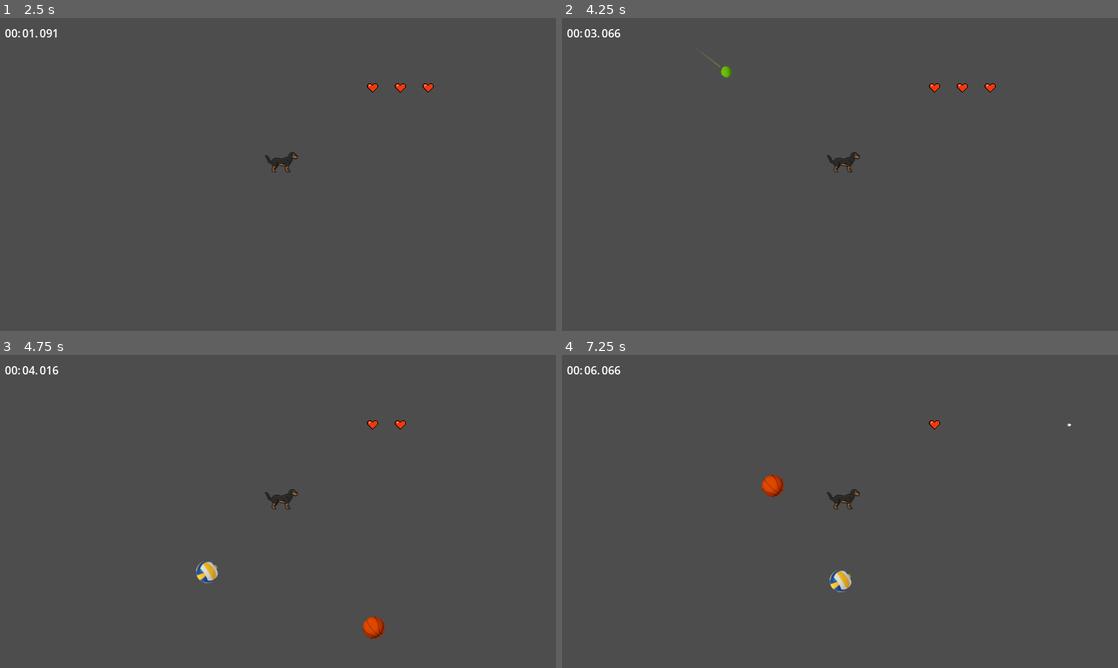
Above: before the commit, frames 1-4 (two rows, left to right).
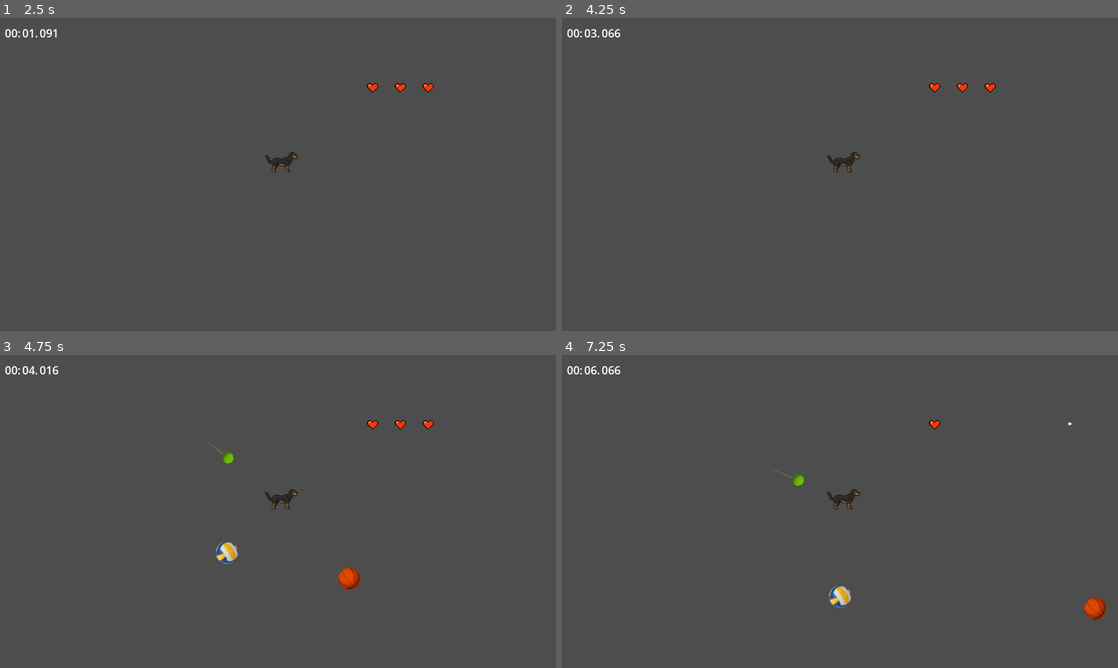
Above: after the commit, the same moments.

Repository: magickbot/putudodge
Game: Godot game, scene res://scenes/ui/main_menu.tscn
The game is run twice, just before and just after one commit, with the same random seed, the same clock (stepped at 60 frames per second) and the same inputs. Before the commit the project starts from res://scenes/main_menu.tscn.
Inputs (mouse positions are in pixels of both pictures, inside the frame that each line leads up to):
- Up to frame 1 (2.5 s): click "START" at 0.5 s; tap Enter (ui_accept) at 1.25, 1.52 s; move the mouse to (400, 158) at 1.27 s; click (400, 158) at 1.42 s; drag from (166, 190) to (250, 237) at 2.02 s
- Up to frame 2 (4.25 s): tap Enter (ui_accept) at 2.75 s; move the mouse to (895, 105) at 2.77 s; click (895, 105) at 2.92 s; drag from (812, 237) to (673, 127) at 3.52 s
- Up to frame 3 (4.75 s): move the mouse to (444, 558) at 4.27 s; click (444, 558) at 4.42 s; tap Enter (ui_accept) at 4.52 s
- Up to frame 4 (7.25 s): drag from (673, 464) to (756, 433) at 5.02 s; move the mouse to (867, 511) at 5.77 s; click (867, 511) at 5.92 s; drag from (756, 433) to (728, 527) at 6.52 s

Frame 1 is identical in both runs. In frame 2, less than 0.1% of the frame differs, in the area x 26-31%, y 12-20%; in frame 3, 1.0%, in the area x 35-78%, y 20-91%; in frame 4, 0.9%.

Commit message:
fixed file structure

Diff:
--- a/project.godot
+++ b/project.godot
@@ -13,7 +13,7 @@
 [application]
 
 config/name="putudodge"
-run/main_scene="res://scenes/main_menu.tscn"
+run/main_scene="res://scenes/ui/main_menu.tscn"
 config/features=PackedStringArray("4.4")
 config/icon="res://icon.png"
 
--- a/scenes/baseball.tscn
+++ b/scenes/balls/baseball.tscn
@@ -1,12 +1,12 @@
 [gd_scene load_steps=4 format=3 uid="uid://db210h5k2vfdb"]
 
-[ext_resource type="Script" uid="uid://bous4d7qjyjxb" path="res://scenes/baseball.gd" id="1_me4rg"]
-[ext_resource type="Texture2D" uid="uid://dcaota6m5qaj5" path="res://assets/baseball.png" id="1_uu2yc"]
+[ext_resource type="Script" uid="uid://bous4d7qjyjxb" path="res://scripts/baseball.gd" id="1_me4rg"]
+[ext_resource type="Texture2D" uid="uid://dcaota6m5qaj5" path="res://assets/sprites/projectiles/baseball.png" id="1_uu2yc"]
 
 [sub_resource type="CircleShape2D" id="CircleShape2D_me4rg"]
 radius = 8.0
 
-[node name="Area2D" type="Area2D"]
+[node name="Area2D2" type="Area2D"]
 script = ExtResource("1_me4rg")
 
 [node name="CollisionShape2D" type="CollisionShape2D" parent="."]
--- a/scenes/basketball.tscn
+++ b/scenes/balls/basketball.tscn
@@ -1,12 +1,12 @@
 [gd_scene load_steps=4 format=3 uid="uid://dhn1ygmy2wrm"]
 
-[ext_resource type="Texture2D" uid="uid://6cmwahapid7k" path="res://assets/ball.png" id="1_al20g"]
-[ext_resource type="Script" uid="uid://d088dxeemvqlk" path="res://scenes/basketball.gd" id="2_wa7ic"]
+[ext_resource type="Texture2D" uid="uid://6cmwahapid7k" path="res://assets/sprites/projectiles/basketball.png" id="1_al20g"]
+[ext_resource type="Script" uid="uid://d088dxeemvqlk" path="res://scripts/basketball.gd" id="2_wa7ic"]
 
 [sub_resource type="CircleShape2D" id="CircleShape2D_wa7ic"]
 radius = 16.0
 
-[node name="Area2D" type="Area2D"]
+[node name="Area2D2" type="Area2D"]
 script = ExtResource("2_wa7ic")
 
 [node name="Sprite2D" type="Sprite2D" parent="."]
--- a/scenes/pingpong.tscn
+++ b/scenes/balls/pingpong.tscn
@@ -1,12 +1,12 @@
 [gd_scene load_steps=4 format=3 uid="uid://dp4kaefds5tx3"]
 
-[ext_resource type="Script" uid="uid://cfk4cwls3r7oo" path="res://scenes/pingpong.gd" id="1_3yt20"]
-[ext_resource type="Texture2D" uid="uid://clpgvfbcawji3" path="res://assets/pingpong.png" id="1_c1von"]
+[ext_resource type="Script" uid="uid://cfk4cwls3r7oo" path="res://scripts/pingpong.gd" id="1_3yt20"]
+[ext_resource type="Texture2D" uid="uid://clpgvfbcawji3" path="res://assets/sprites/projectiles/pingpong.png" id="1_c1von"]
 
 [sub_resource type="CircleShape2D" id="CircleShape2D_3yt20"]
 radius = 6.0
 
-[node name="Area2D" type="Area2D"]
+[node name="Area2D2" type="Area2D"]
 script = ExtResource("1_3yt20")
 
 [node name="CollisionShape2D" type="CollisionShape2D" parent="."]
--- a/scenes/projectile.tscn
+++ b/scenes/balls/projectile.tscn
@@ -1,16 +1,16 @@
 [gd_scene load_steps=4 format=3 uid="uid://ctv8ey3ggiup3"]
 
-[ext_resource type="Texture2D" uid="uid://6cmwahapid7k" path="res://assets/ball.png" id="1_a85iw"]
-[ext_resource type="Script" uid="uid://bm5mi8tu0mdda" path="res://scenes/projectile.gd" id="1_q3m7n"]
+[ext_resource type="Script" uid="uid://bm5mi8tu0mdda" path="res://scripts/projectile.gd" id="1_ojwys"]
+[ext_resource type="Texture2D" uid="uid://6cmwahapid7k" path="res://assets/sprites/projectiles/basketball.png" id="2_al5hg"]
 
 [sub_resource type="CircleShape2D" id="CircleShape2D_qxf0c"]
 radius = 16.0
 
 [node name="Area2D" type="Area2D" groups=["projectiles"]]
-script = ExtResource("1_q3m7n")
+script = ExtResource("1_ojwys")
 
 [node name="CollisionShape2D" type="CollisionShape2D" parent="."]
 shape = SubResource("CircleShape2D_qxf0c")
 
 [node name="Sprite2D" type="Sprite2D" parent="."]
-texture = ExtResource("1_a85iw")
+texture = ExtResource("2_al5hg")
--- a/scenes/tennis_ball.tscn
+++ b/scenes/balls/tennis_ball.tscn
@@ -1,12 +1,12 @@
 [gd_scene load_steps=4 format=3 uid="uid://ddhuc1vj0bkkk"]
 
-[ext_resource type="Script" uid="uid://3psnddlhovmg" path="res://scenes/tennis_ball.gd" id="1_yv6bk"]
-[ext_resource type="Texture2D" uid="uid://bnonuco81qilk" path="res://assets/tennis_ball.png" id="2_056kc"]
+[ext_resource type="Script" uid="uid://3psnddlhovmg" path="res://scripts/tennis_ball.gd" id="1_yv6bk"]
+[ext_resource type="Texture2D" uid="uid://bnonuco81qilk" path="res://assets/sprites/projectiles/tennis_ball.png" id="2_056kc"]
 
 [sub_resource type="CircleShape2D" id="CircleShape2D_w1a78"]
 radius = 8.0
 
-[node name="Area2D" type="Area2D"]
+[node name="Area2D2" type="Area2D"]
 script = ExtResource("1_yv6bk")
 
 [node name="CollisionShape2D" type="CollisionShape2D" parent="."]
--- a/scenes/volleyball.tscn
+++ b/scenes/balls/volleyball.tscn
@@ -1,12 +1,12 @@
 [gd_scene load_steps=4 format=3 uid="uid://dcmyog85pwc64"]
 
-[ext_resource type="Script" uid="uid://x1q7pqva83jm" path="res://scenes/volleyball.gd" id="1_lfbie"]
-[ext_resource type="Texture2D" uid="uid://dpgn21k6poxrc" path="res://assets/volleyball.png" id="1_usari"]
+[ext_resource type="Script" uid="uid://x1q7pqva83jm" path="res://scripts/volleyball.gd" id="1_lfbie"]
+[ext_resource type="Texture2D" uid="uid://dpgn21k6poxrc" path="res://assets/sprites/projectiles/volleyball.png" id="1_usari"]
 
 [sub_resource type="CircleShape2D" id="CircleShape2D_lfbie"]
 radius = 16.0
 
-[node name="Area2D" type="Area2D"]
+[node name="Area2D2" type="Area2D"]
 script = ExtResource("1_lfbie")
 
 [node name="CollisionShape2D" type="CollisionShape2D" parent="."]
--- a/scenes/player.tscn
+++ b/scenes/entities/player.tscn
@@ -1,7 +1,7 @@
 [gd_scene load_steps=4 format=3 uid="uid://bkcgh8avstrjh"]
 
-[ext_resource type="Script" uid="uid://ds83evwqs2qlf" path="res://scenes/player.gd" id="1_g2els"]
-[ext_resource type="Texture2D" uid="uid://bnhcgraf46nxv" path="res://assets/Dogs.png" id="2_qhqgy"]
+[ext_resource type="Script" uid="uid://ds83evwqs2qlf" path="res://scripts/player.gd" id="1_g2els"]
+[ext_resource type="Texture2D" uid="uid://bnhcgraf46nxv" path="res://assets/sprites/characters/Dogs.png" id="2_qhqgy"]
 
 [sub_resource type="RectangleShape2D" id="RectangleShape2D_onrkg"]
 size = Vector2(48, 29)
--- /dev/null
+++ b/scenes/entities/spawner.tscn
@@ -0,0 +1,6 @@
+[gd_scene load_steps=2 format=3 uid="uid://ytm16td4s2ss"]
+
+[ext_resource type="Script" uid="uid://kwd84bagdhbc" path="res://scripts/spawner.gd" id="1_2vbf6"]
+
+[node name="spawner" type="Node2D" groups=["spawner"]]
+script = ExtResource("1_2vbf6")
--- a/scenes/spawner.tscn
+++ /dev/null
@@ -1,8 +0,0 @@
-[gd_scene load_steps=3 format=3 uid="uid://ytm16td4s2ss"]
-
-[ext_resource type="Script" uid="uid://kwd84bagdhbc" path="res://scenes/spawner.gd" id="1_2vbf6"]
-[ext_resource type="PackedScene" uid="uid://ctv8ey3ggiup3" path="res://scenes/projectile.tscn" id="2_ik2nu"]
-
-[node name="spawner" type="Node2D" groups=["spawner"]]
-script = ExtResource("1_2vbf6")
-projectile_scene = ExtResource("2_ik2nu")
--- a/scenes/Main.tscn
+++ b/scenes/ui/Main.tscn
@@ -1,15 +1,15 @@
 [gd_scene load_steps=16 format=3 uid="uid://c7aer2gm3ia2k"]
 
-[ext_resource type="PackedScene" uid="uid://ytm16td4s2ss" path="res://scenes/spawner.tscn" id="1_rarhs"]
-[ext_resource type="Texture2D" uid="uid://dq84vfhmuqjf7" path="res://assets/Pixel Heart Sprite Sheet 16x16.png" id="2_0bbpv"]
-[ext_resource type="PackedScene" uid="uid://bkcgh8avstrjh" path="res://scenes/player.tscn" id="2_rarhs"]
-[ext_resource type="Script" uid="uid://ccu33m72jiaud" path="res://scenes/timer.gd" id="3_lhr70"]
-[ext_resource type="PackedScene" uid="uid://cy5241v818q86" path="res://scenes/joystick.tscn" id="3_vcsgt"]
-[ext_resource type="PackedScene" uid="uid://dhn1ygmy2wrm" path="res://scenes/basketball.tscn" id="5_c01mt"]
-[ext_resource type="PackedScene" uid="uid://ddhuc1vj0bkkk" path="res://scenes/tennis_ball.tscn" id="5_vcsgt"]
-[ext_resource type="PackedScene" uid="uid://dp4kaefds5tx3" path="res://scenes/pingpong.tscn" id="7_jlsqs"]
-[ext_resource type="PackedScene" uid="uid://db210h5k2vfdb" path="res://scenes/baseball.tscn" id="7_nxtc6"]
-[ext_resource type="PackedScene" uid="uid://dcmyog85pwc64" path="res://scenes/volleyball.tscn" id="9_q8u5g"]
+[ext_resource type="PackedScene" uid="uid://cy5241v818q86" path="res://scenes/ui/joystick.tscn" id="1_yvcut"]
+[ext_resource type="Texture2D" uid="uid://dq84vfhmuqjf7" path="res://assets/sprites/ui/Pixel Heart Sprite Sheet 16x16.png" id="2_thnqr"]
+[ext_resource type="Script" uid="uid://ccu33m72jiaud" path="res://scripts/timer.gd" id="3_gl1th"]
+[ext_resource type="PackedScene" uid="uid://bkcgh8avstrjh" path="res://scenes/entities/player.tscn" id="4_upid4"]
+[ext_resource type="PackedScene" uid="uid://ytm16td4s2ss" path="res://scenes/entities/spawner.tscn" id="5_umypx"]
+[ext_resource type="PackedScene" uid="uid://dhn1ygmy2wrm" path="res://scenes/balls/basketball.tscn" id="6_te6ad"]
+[ext_resource type="PackedScene" uid="uid://ddhuc1vj0bkkk" path="res://scenes/balls/tennis_ball.tscn" id="7_i8jtn"]
+[ext_resource type="PackedScene" uid="uid://dp4kaefds5tx3" path="res://scenes/balls/pingpong.tscn" id="8_4ca1i"]
+[ext_resource type="PackedScene" uid="uid://db210h5k2vfdb" path="res://scenes/balls/baseball.tscn" id="9_3nd05"]
+[ext_resource type="PackedScene" uid="uid://dcmyog85pwc64" path="res://scenes/balls/volleyball.tscn" id="10_acbhb"]
 
 [sub_resource type="StyleBoxFlat" id="StyleBoxFlat_vcsgt"]
 bg_color = Color(0.648663, 0.49473, 0.961565, 1)
@@ -39,7 +39,7 @@
 
 [node name="CanvasLayer" type="CanvasLayer" parent="."]
 
-[node name="Joystick" parent="CanvasLayer" instance=ExtResource("3_vcsgt")]
+[node name="Joystick" parent="CanvasLayer" instance=ExtResource("1_yvcut")]
 offset_left = 50.0
 offset_top = 450.0
 offset_right = 90.0
@@ -55,19 +55,19 @@
 
 [node name="Life1" type="Sprite2D" parent="CanvasLayer/LifeContainer"]
 position = Vector2(536, 100)
-texture = ExtResource("2_0bbpv")
+texture = ExtResource("2_thnqr")
 region_enabled = true
 region_rect = Rect2(0, 0, 16.0393, 16.0078)
 
 [node name="Life2" type="Sprite2D" parent="CanvasLayer/LifeContainer"]
 position = Vector2(576, 100)
-texture = ExtResource("2_0bbpv")
+texture = ExtResource("2_thnqr")
 region_enabled = true
 region_rect = Rect2(0, 0, 16.0624, 16)
 
 [node name="Life3" type="Sprite2D" parent="CanvasLayer/LifeContainer"]
 position = Vector2(616, 100)
-texture = ExtResource("2_0bbpv")
+texture = ExtResource("2_thnqr")
 region_enabled = true
 region_rect = Rect2(0, 0, 16.1547, 16)
 
@@ -137,7 +137,7 @@
 anchors_preset = 0
 offset_right = 40.0
 offset_bottom = 40.0
-script = ExtResource("3_lhr70")
+script = ExtResource("3_gl1th")
 
 [node name="HBoxContainer" type="HBoxContainer" parent="CanvasLayer/Timer"]
 layout_mode = 0
@@ -162,24 +162,24 @@
 text = "000"
 horizontal_alignment = 2
 
-[node name="Player" parent="." instance=ExtResource("2_rarhs")]
+[node name="Player" parent="." instance=ExtResource("4_upid4")]
 position = Vector2(581, 306)
 
-[node name="basketball_spawner" parent="." instance=ExtResource("1_rarhs")]
-projectile_scene = ExtResource("5_c01mt")
-
-[node name="tennis_spawner" parent="." instance=ExtResource("1_rarhs")]
+[node name="basketball_spawner" parent="." instance=ExtResource("5_umypx")]
+projectile_scene = ExtResource("6_te6ad")
+
+[node name="tennis_spawner" parent="." instance=ExtResource("5_umypx")]
 position = Vector2(111, 434)
-projectile_scene = ExtResource("5_vcsgt")
-
-[node name="pingpong_spawner" parent="." instance=ExtResource("1_rarhs")]
-projectile_scene = ExtResource("7_jlsqs")
-
-[node name="baseball_spawner" parent="." instance=ExtResource("1_rarhs")]
-projectile_scene = ExtResource("7_nxtc6")
-
-[node name="volleyball_spawner" parent="." instance=ExtResource("1_rarhs")]
-projectile_scene = ExtResource("9_q8u5g")
+projectile_scene = ExtResource("7_i8jtn")
+
+[node name="pingpong_spawner" parent="." instance=ExtResource("5_umypx")]
+projectile_scene = ExtResource("8_4ca1i")
+
+[node name="baseball_spawner" parent="." instance=ExtResource("5_umypx")]
+projectile_scene = ExtResource("9_3nd05")
+
+[node name="volleyball_spawner" parent="." instance=ExtResource("5_umypx")]
+projectile_scene = ExtResource("10_acbhb")
 
 [node name="Wall" type="Node2D" parent="."]
 
--- a/scenes/joystick.tscn
+++ b/scenes/ui/joystick.tscn
@@ -1,8 +1,8 @@
 [gd_scene load_steps=4 format=3 uid="uid://cy5241v818q86"]
 
-[ext_resource type="Script" uid="uid://bkoacbmxfxqo4" path="res://scenes/joystick.gd" id="1_m03u7"]
-[ext_resource type="Texture2D" uid="uid://dtmwa1s3ufxtv" path="res://assets/Joystick.png" id="2_luu5j"]
-[ext_resource type="Texture2D" uid="uid://bjlb05fvo5fd1" path="res://assets/SmallHandleFilled.png" id="3_g1lyw"]
+[ext_resource type="Script" uid="uid://bkoacbmxfxqo4" path="res://scripts/joystick.gd" id="1_m03u7"]
+[ext_resource type="Texture2D" uid="uid://dtmwa1s3ufxtv" path="res://assets/sprites/ui/Joystick.png" id="2_luu5j"]
+[ext_resource type="Texture2D" uid="uid://bjlb05fvo5fd1" path="res://assets/sprites/ui/SmallHandleFilled.png" id="3_g1lyw"]
 
 [node name="Joystick" type="Control" node_paths=PackedStringArray("knob")]
 layout_mode = 3
@@ -34,3 +34,4 @@
 grow_horizontal = 2
 grow_vertical = 2
 texture = ExtResource("3_g1lyw")
+metadata/_edit_use_anchors_ = true
--- a/scenes/main_menu.tscn
+++ b/scenes/ui/main_menu.tscn
@@ -1,7 +1,7 @@
 [gd_scene load_steps=8 format=3 uid="uid://bi45xoblpw777"]
 
-[ext_resource type="Script" uid="uid://dj61tcoifg5a4" path="res://scenes/main_menu.gd" id="1_ekxnf"]
-[ext_resource type="Texture2D" uid="uid://5um33jfpxvxr" path="res://assets/art/placeholderBG.jpg" id="1_l6cm7"]
+[ext_resource type="Script" uid="uid://dj61tcoifg5a4" path="res://scripts/main_menu.gd" id="1_ekxnf"]
+[ext_resource type="Texture2D" uid="uid://5um33jfpxvxr" path="res://assets/sprites/ui/placeholderBG.jpg" id="1_l6cm7"]
 
 [sub_resource type="StyleBoxTexture" id="StyleBoxTexture_ekxnf"]
 texture = ExtResource("1_l6cm7")
--- a/scenes/main_menu.gd
+++ b/scripts/main_menu.gd
@@ -2,7 +2,7 @@
 
 func _on_start_pressed() -> void:
 	print("Starting game . . . ")
-	get_tree().change_scene_to_file("res://scenes/Main.tscn")
+	get_tree().change_scene_to_file("res://scenes/ui/Main.tscn")
 
 
 func _on_quit_pressed() -> void:
--- a/scenes/player.gd
+++ b/scripts/player.gd
@@ -111,4 +111,4 @@
 
 
 func _on_Quit_To_Main_pressed() -> void:
-	get_tree().change_scene_to_file("res://scenes/main_menu.tscn")
+	get_tree().change_scene_to_file("res://scenes/ui/main_menu.tscn")
Renamed: assets/Dogs.png -> assets/sprites/characters/Dogs.png
Not shown, changed: assets/sprites/characters/Dogs.png.import
Renamed: assets/baseball.png -> assets/sprites/projectiles/baseball.png
Not shown, changed: assets/sprites/projectiles/baseball.png.import
Renamed: assets/ball.png -> assets/sprites/projectiles/basketball.png
Not shown, changed: assets/sprites/projectiles/basketball.png.import
Renamed: assets/pingpong.png -> assets/sprites/projectiles/pingpong.png
Not shown, changed: assets/sprites/projectiles/pingpong.png.import
Renamed: assets/tennis_ball.png -> assets/sprites/projectiles/tennis_ball.png
Not shown, changed: assets/sprites/projectiles/tennis_ball.png.import
Renamed: assets/volleyball.png -> assets/sprites/projectiles/volleyball.png
Not shown, changed: assets/sprites/projectiles/volleyball.png.import
(and 30 more such lines)
